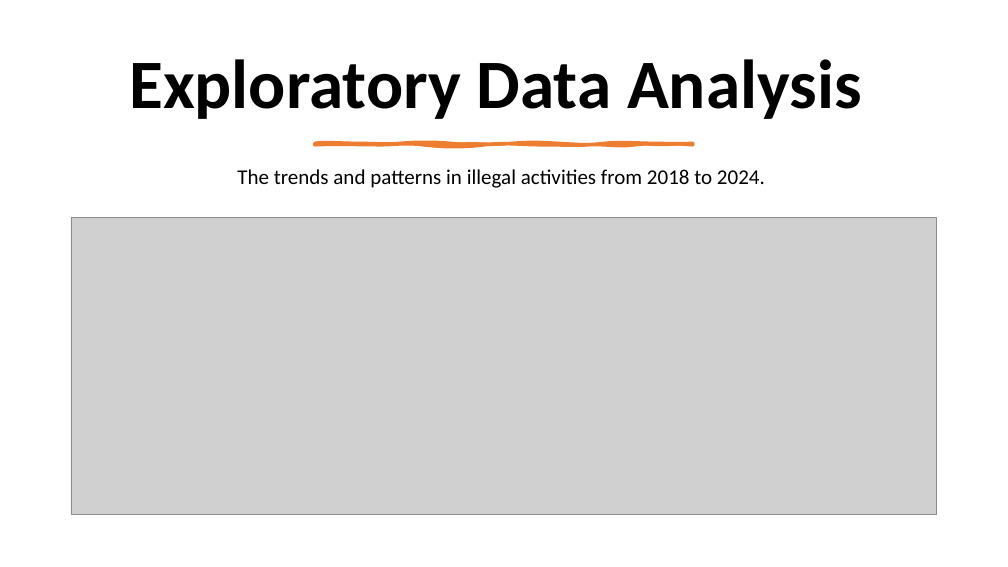
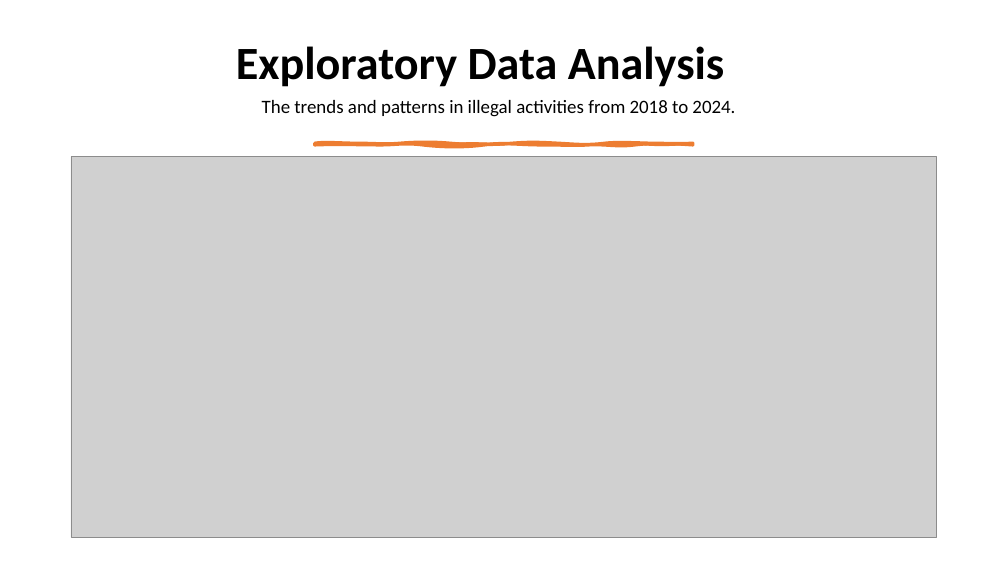
Before and after one commit to dukebaya/Phase-5-Capstone-Project-Team-15, a slide deck: slide 6 of Final presentation Leveraging Machine Learning to Combat Bushmeat Poaching.pptx. Drawn at 1008x567 pixels with LibreOffice and Linux fonts; fonts in the diff are those of the drawing; grey boxes stand for pictures. Boxes give left, top, right and bottom in pixels: in the first picture for what was removed or moved away, otherwise in the second. Text is boxed around its words. In the diff, an @@ line names an element or a change of style, - is before the commit and + after.

```diff
--- a/Final presentation Leveraging Machine Learning to Combat Bushmeat Poaching.pptx
+++ b/Final presentation Leveraging Machine Learning to Combat Bushmeat Poaching.pptx
@@ title "Exploratory Data Analysis": place and size @@
-title "Exploratory Data Analysis" at (129,59,862,119)
+title "Exploratory Data Analysis" at (236,46,725,87)
@@ title "Exploratory Data Analysis" at (236,46,725,87): size 66 to 44 pt @@
@@ text "The trends and patterns in ...": place and size @@
-text "The trends and patterns in ..." at (237,169,765,188)
+text "The trends and patterns in ..." at (262,100,735,117)
@@ text "The trends and patterns in ..." at (262,100,735,117): size 20 to 18 pt @@
@@ picture: place and size @@
-picture at (71,218,937,514)
+picture at (71,157,937,537)
```
Also in this commit, not shown: 11 other slides changed, 1 slide added, 4 other files.
